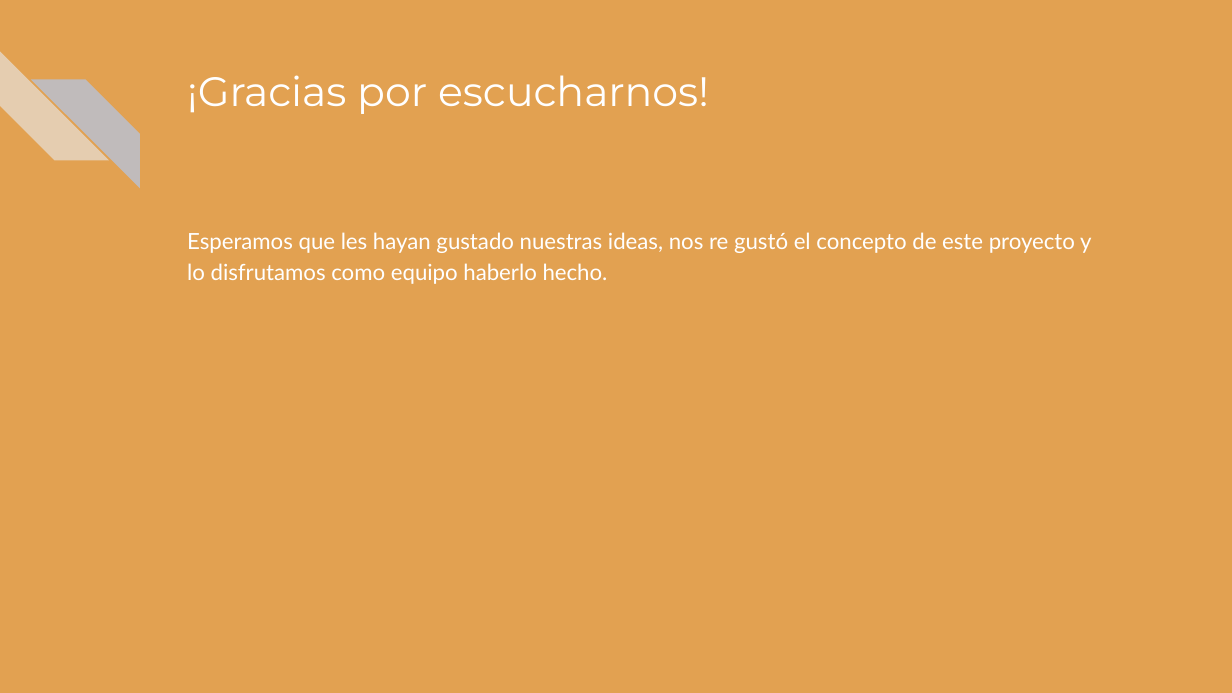
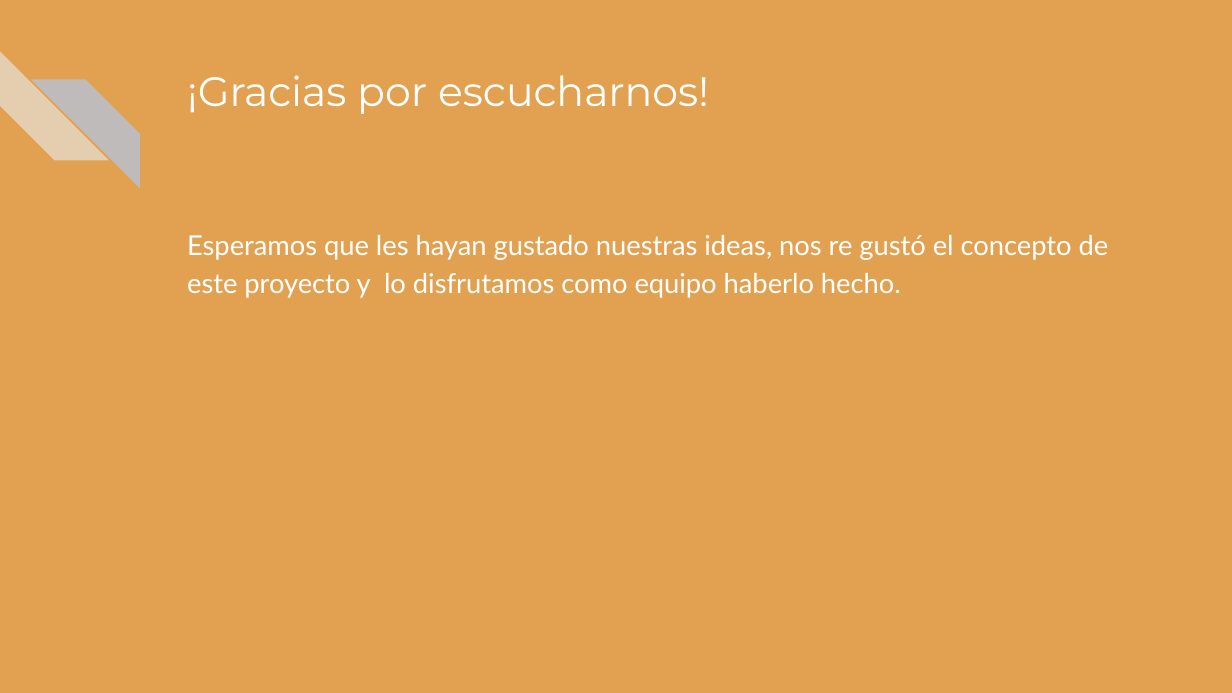
Before and after one commit to jeronimohuincaman/olimpiadas2022jj, a slide deck: slide 22 of documentacion/JJmuseum presentación.pptx. Drawn at 1232x693 pixels with LibreOffice and Linux fonts; fonts in the diff are those of the drawing. Boxes give left, top, right and bottom in pixels: in the first picture for what was removed or moved away, otherwise in the second. Text is boxed around its words. In the diff, an @@ line names an element or a change of style, - is before the commit and + after.

```diff
--- a/documentacion/JJmuseum presentación.pptx
+++ b/documentacion/JJmuseum presentación.pptx
@@ text "Esperamos que les hayan gustado ..." at box(187, 235, 1109, 298): size 13 to 16 pt @@
```
Also in this commit, not shown: 2 other slides changed.
